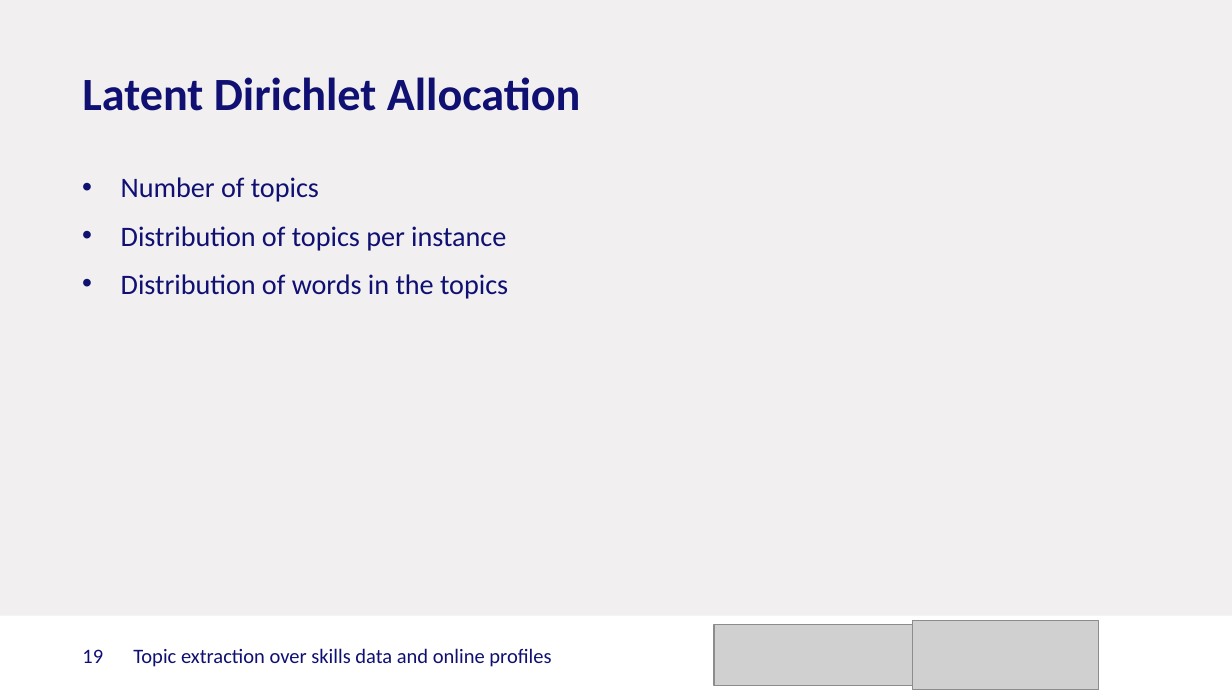
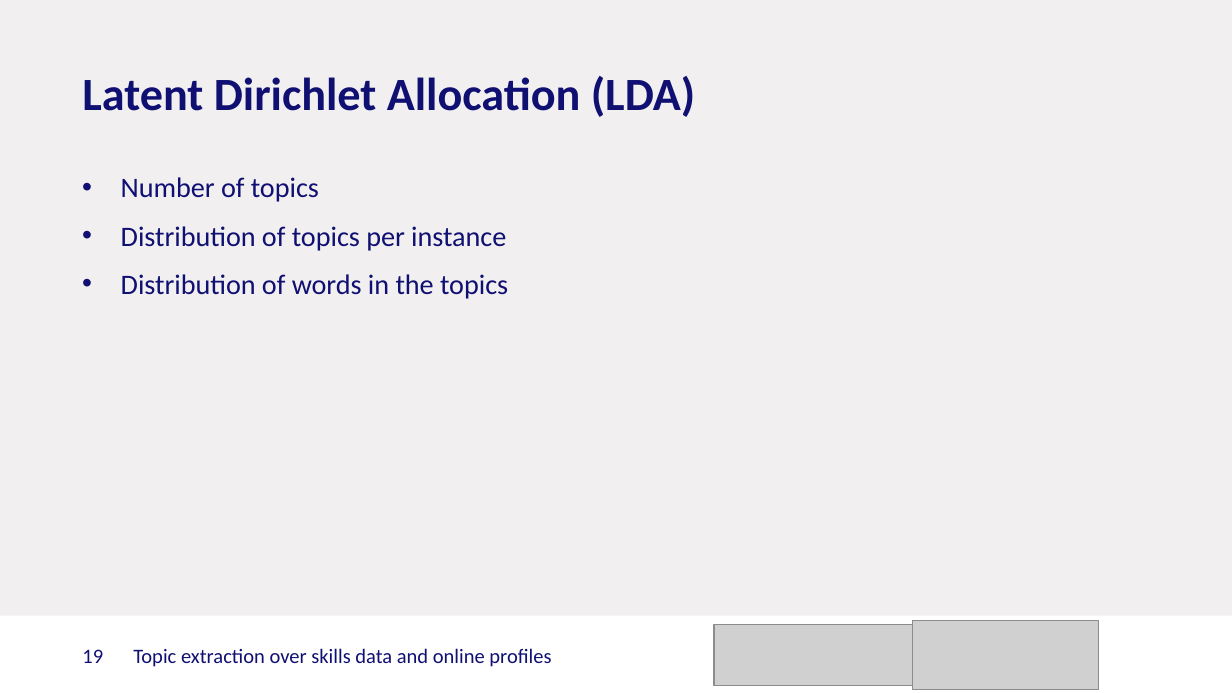
Before and after one commit to mgarriga/skills-topic-modeling, a slide deck: slide 19 of Presentation.pptx. Drawn at 1232x693 pixels with LibreOffice and Linux fonts; fonts in the diff are those of the drawing; grey boxes stand for pictures; background and template pictures are left out. Boxes give left, top, right and bottom in pixels: in the first picture for what was removed or moved away, otherwise in the second. Text is boxed around its words. In the diff, an @@ line names an element or a change of style, - is before the commit and + after.

```diff
--- a/Presentation.pptx
+++ b/Presentation.pptx
@@ title at [82,76,695,117]: text changed @@
-Latent Dirichlet Allocation
+Latent Dirichlet Allocation (LDA)
```
Also in this commit, not shown: 9 other slides changed, 1 slide added.
